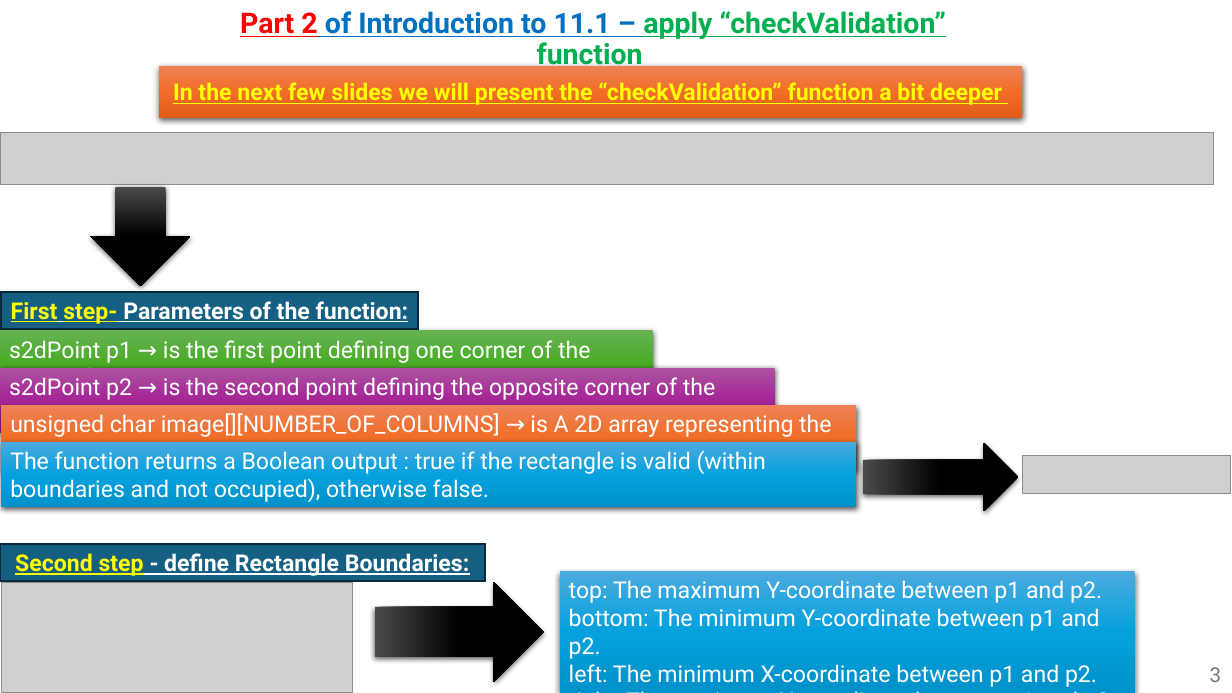
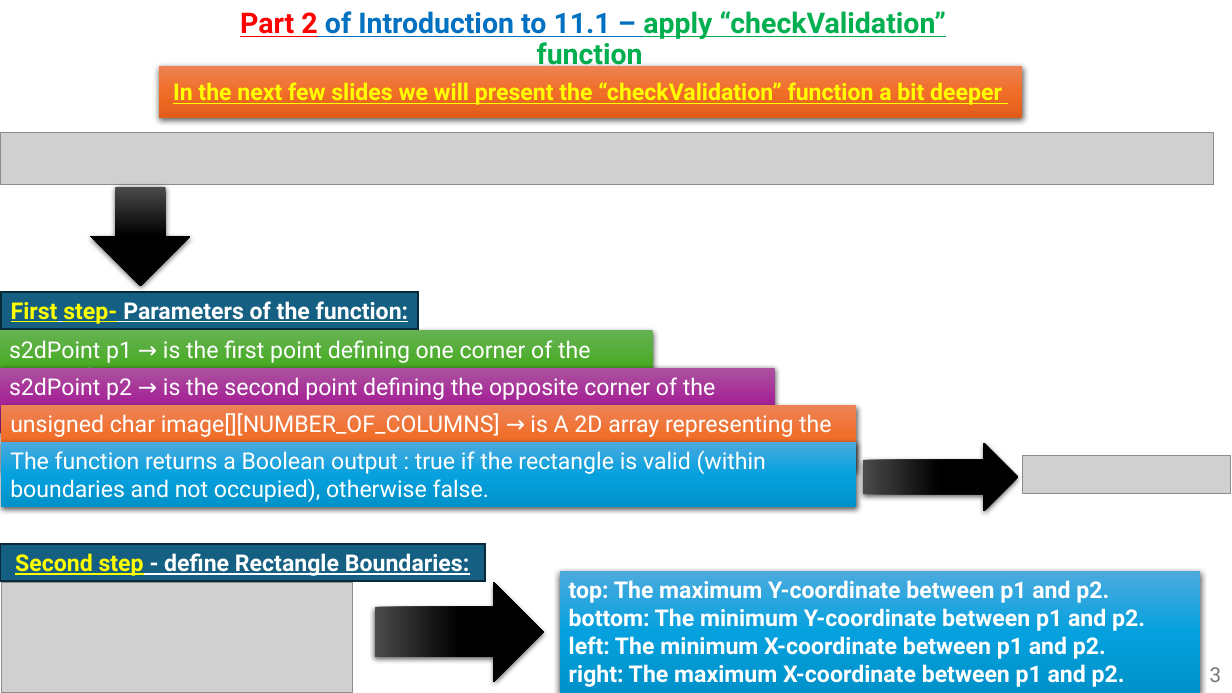
Before and after one commit to omripony/image-processing, a slide deck: slide 3 of labs/Assignment_11.pptx. Drawn at 1232x693 pixels with LibreOffice and Linux fonts; fonts in the diff are those of the drawing; grey boxes stand for pictures. Boxes give left, top, right and bottom in pixels: in the first picture for what was removed or moved away, otherwise in the second. Text is boxed around its words. In the diff, an @@ line names an element or a change of style, - is before the commit and + after.

```diff
--- a/labs/Assignment_11.pptx
+++ b/labs/Assignment_11.pptx
@@ rectangle "top: The maximum Y-coordinate between ...": place and size @@
-rectangle "top: The maximum Y-coordinate between ..." at bbox=[560, 571, 1135, 692]
+rectangle "top: The maximum Y-coordinate between ..." at bbox=[560, 571, 1201, 692]
@@ rectangle "top: The maximum Y-coordinate between ..." at bbox=[560, 571, 1201, 692]: bold on @@
```
Also in this commit, not shown: 2 other slides changed, 9 slides added.
